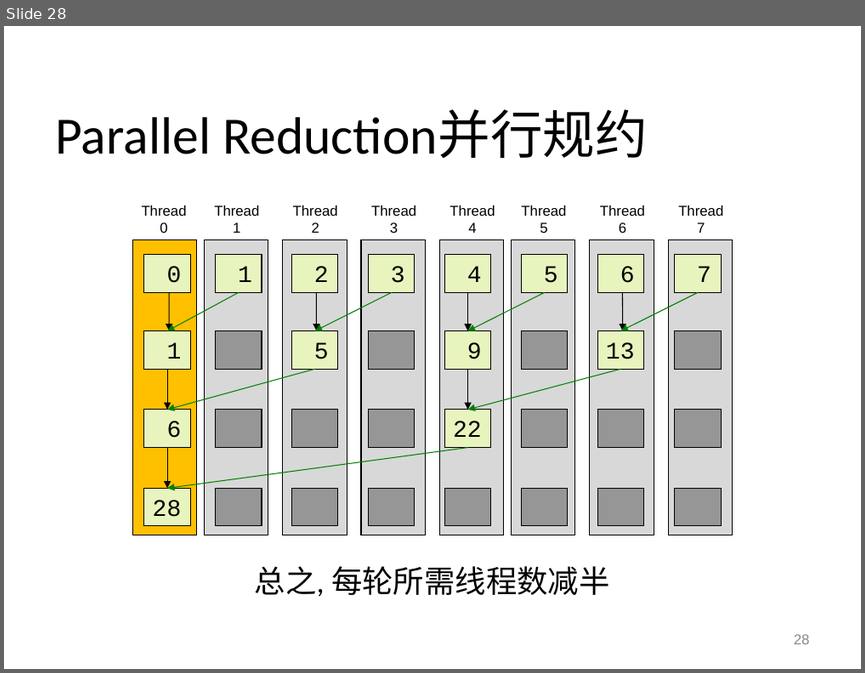
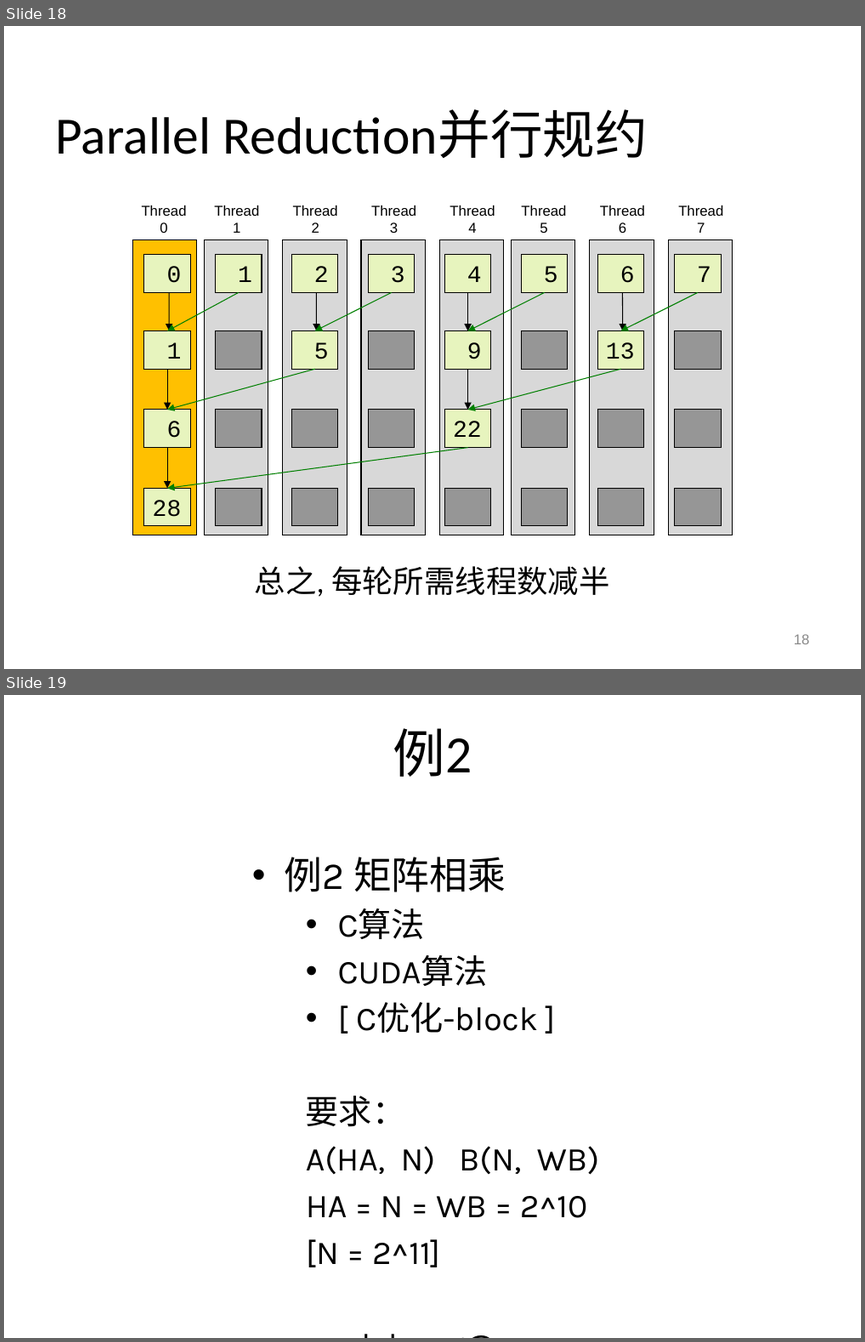
Before and after one commit to soulsheng/CUDA-Practice, a slide deck: doc/CUDA编程实训_day1_pm(20141219Liu).pptx. Shown one above the other, each under a label of ours: slide 28 before the commit, slides 18 and 19 after it. The pictures are 865x673 and 865x1342 pixels, drawn with LibreOffice and Linux fonts; fonts in the diff are those of the drawing. Boxes give left, top, right and bottom in pixels: in the first picture for what was removed or moved away, otherwise in the second. Text is boxed around its words. In the diff, an @@ line names an element or a change of style, - is before the commit and + after.

```diff
--- a/doc/CUDA编程实训_day1_pm(20141219Liu).pptx
+++ b/doc/CUDA编程实训_day1_pm(20141219Liu).pptx
@@ slide 19 added at (4, 695, 861, 1338), background #FFFFFF @@
@@ title added at (393, 728, 472, 777), 44 pt, text #000000 @@
+例2
@@ text added at (284, 857, 599, 1267), 28 pt, text #000000 @@
+• 例2 矩阵相乘
+  • C算法
+  • CUDA算法
+  • [ C优化-block ]
+  要求：
+  A(HA, N) B(N, WB)
+  HA = N = WB = 2^10
+  [N = 2^11]
+  soulsheng@qq.com
@@ what was slide 28 is now slide 18 @@
@@ page number at (794, 634, 810, 644): text changed @@
-28
+18
```
Also in this commit, not shown: 3 slides changed, 7 other slides added, 1 other file.
